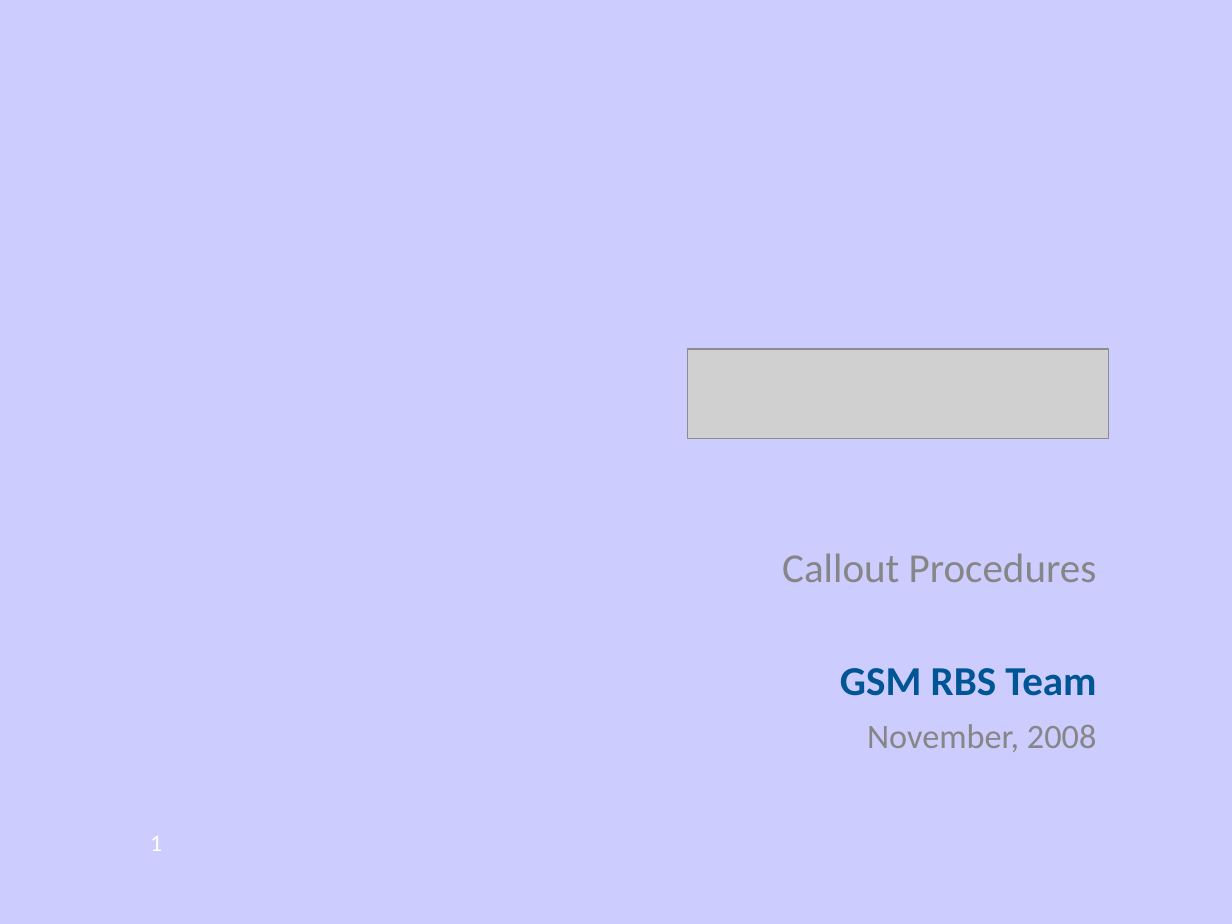
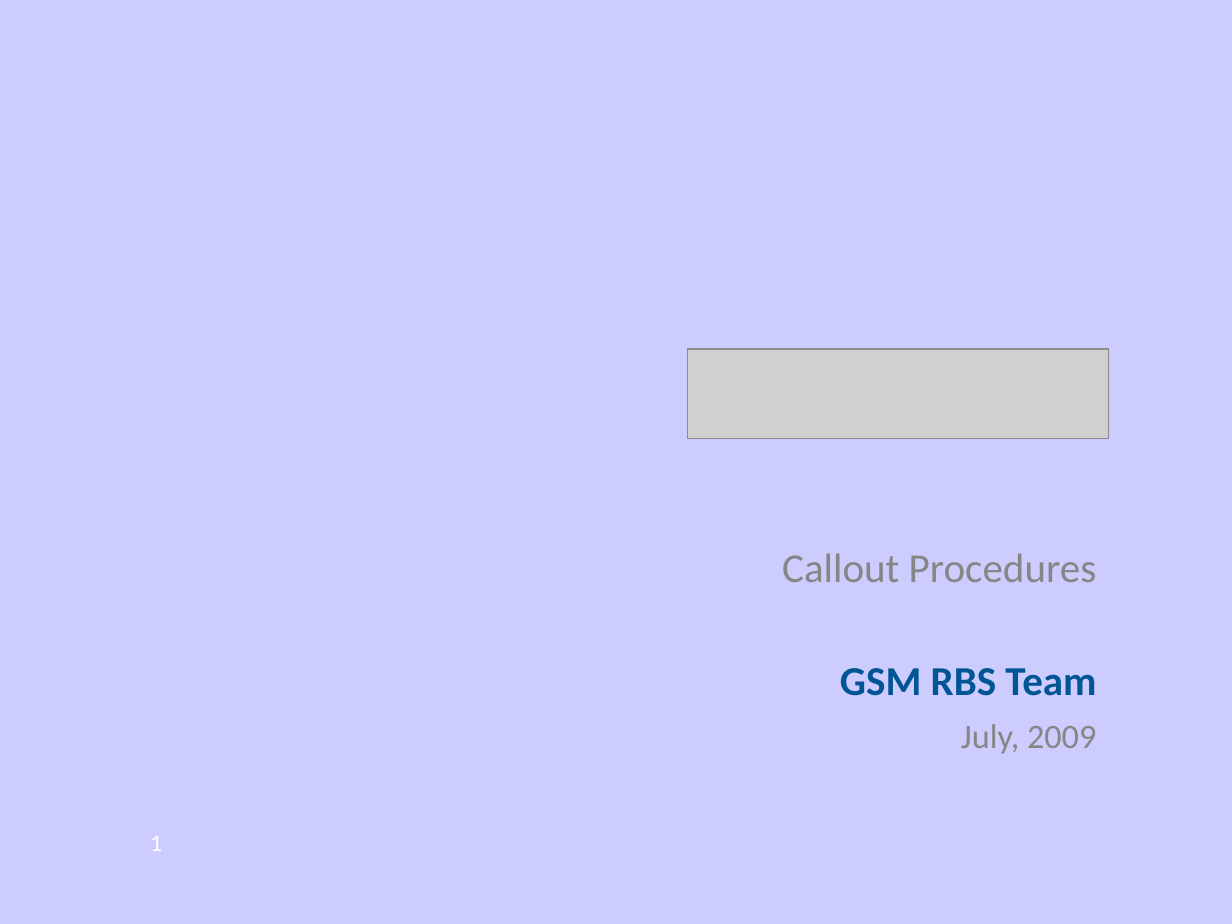
Before and after one commit to pandaasu/ANZregional, a slide deck: slide 1 of DOCUMENTATION/ICS/ON_CALL/Callout_presentation.ppt. Drawn at 1232x924 pixels with LibreOffice and Linux fonts; fonts in the diff are those of the drawing; grey boxes stand for pictures; background and template pictures are left out. Boxes give left, top, right and bottom in pixels: in the first picture for what was removed or moved away, otherwise in the second. Text is boxed around its words. In the diff, an @@ line names an element or a change of style, - is before the commit and + after.

```diff
--- a/DOCUMENTATION/ICS/ON_CALL/Callout_presentation.ppt
+++ b/DOCUMENTATION/ICS/ON_CALL/Callout_presentation.ppt
@@ subtitle at box(961, 724, 1096, 754): text changed @@
-November, 2008
+July, 2009
```
Also in this commit, not shown: 1 slide added.
